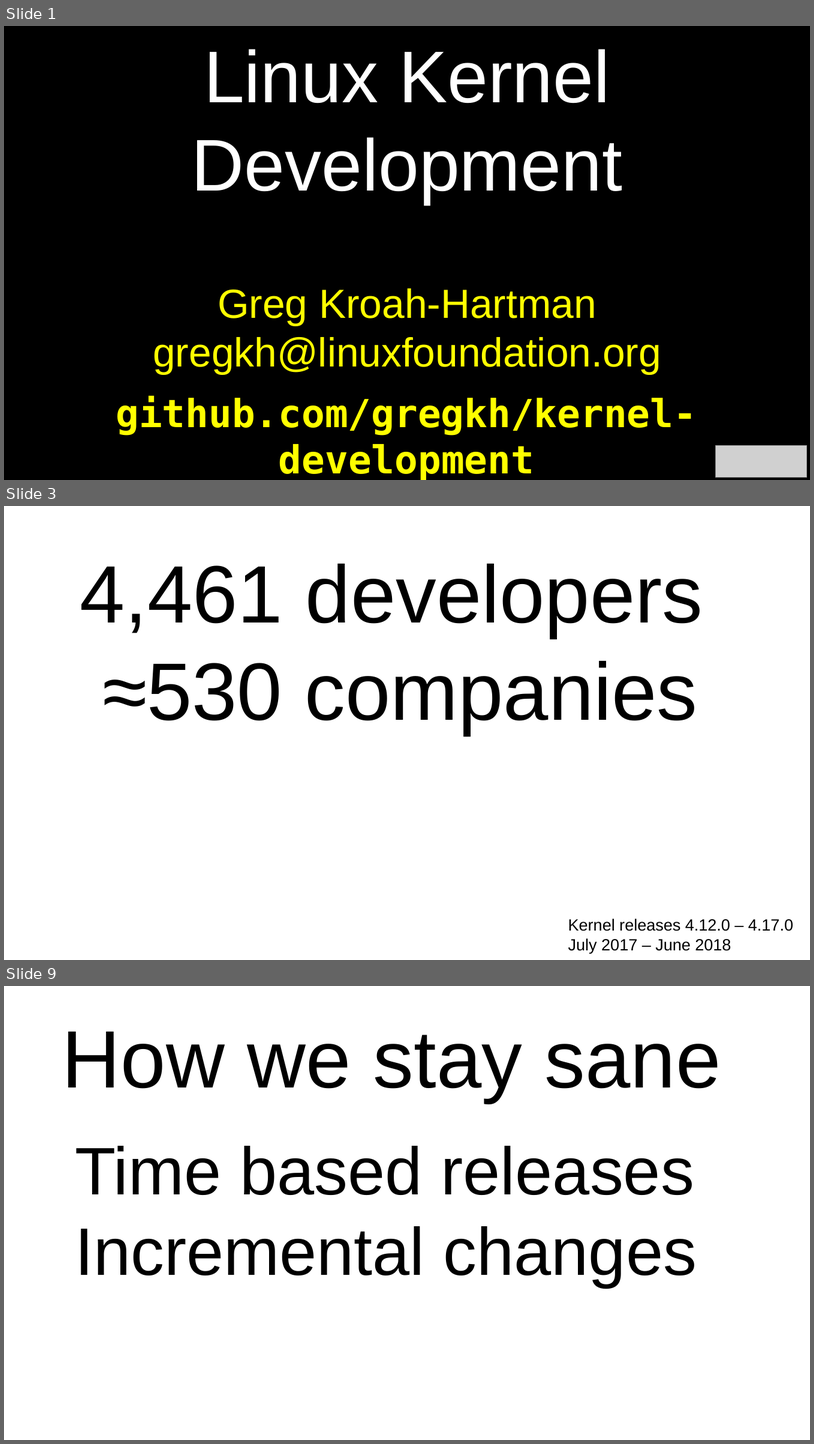
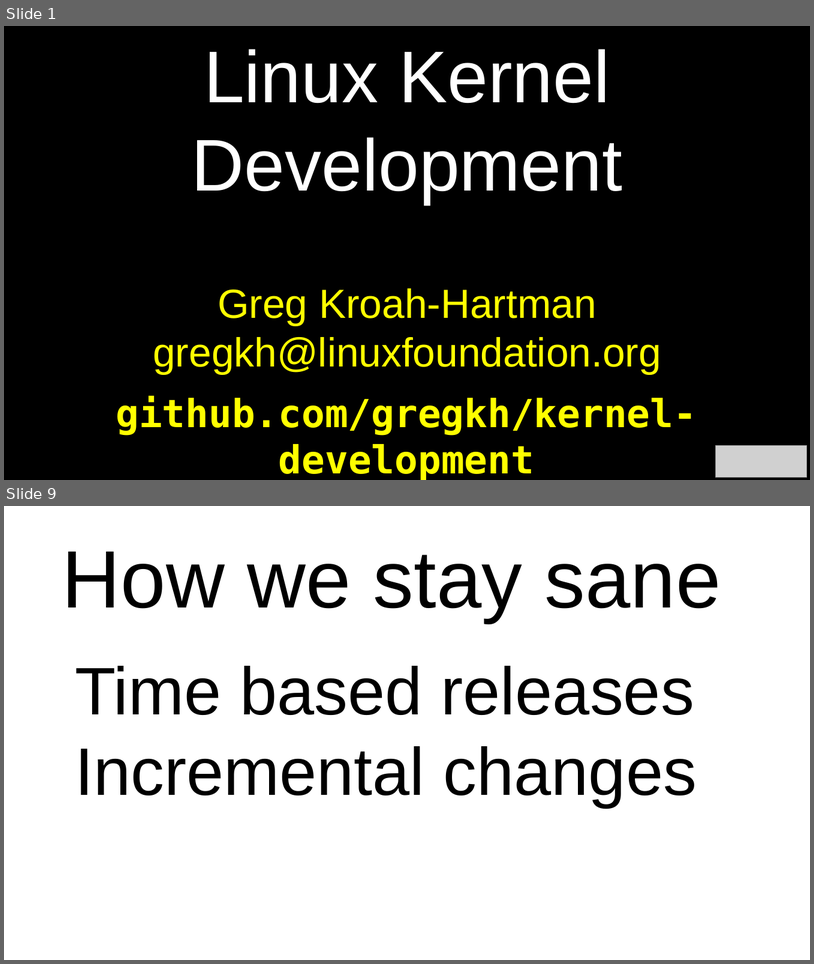
Before and after one commit to gregkh/kernel-development, a slide deck: kernel-development-wide.odp. Shown one above the other, each under a label of ours: slides 1, 3 and 9 before the commit, slides 1 and 9 after it; the slides between them are not shown. The pictures are 814x1444 and 814x964 pixels, drawn with LibreOffice and Linux fonts; fonts in the diff are those of the drawing; grey boxes stand for pictures. Boxes give left, top, right and bottom in pixels: in the first picture for what was removed or moved away, otherwise in the second. Text is boxed around its words. In the diff, an @@ line names an element or a change of style, - is before the commit and + after.

```diff
--- a/kernel-development-wide.odp
+++ b/kernel-development-wide.odp
@@ slide 3 removed at (x1=4, y1=506, x2=810, y2=960), background #FFFFFF @@
@@ text removed at (x1=80, y1=564, x2=703, y2=734) @@
-4,461 developers
-≈530 companies
@@ text removed at (x1=569, y1=918, x2=794, y2=953) @@
-Kernel releases 4.12.0 – 4.17.0
-July 2017 – June 2018
```
Also in this commit, not shown: 9 slides changed, 7 slides added, 4 other slides removed, 2 other files.
